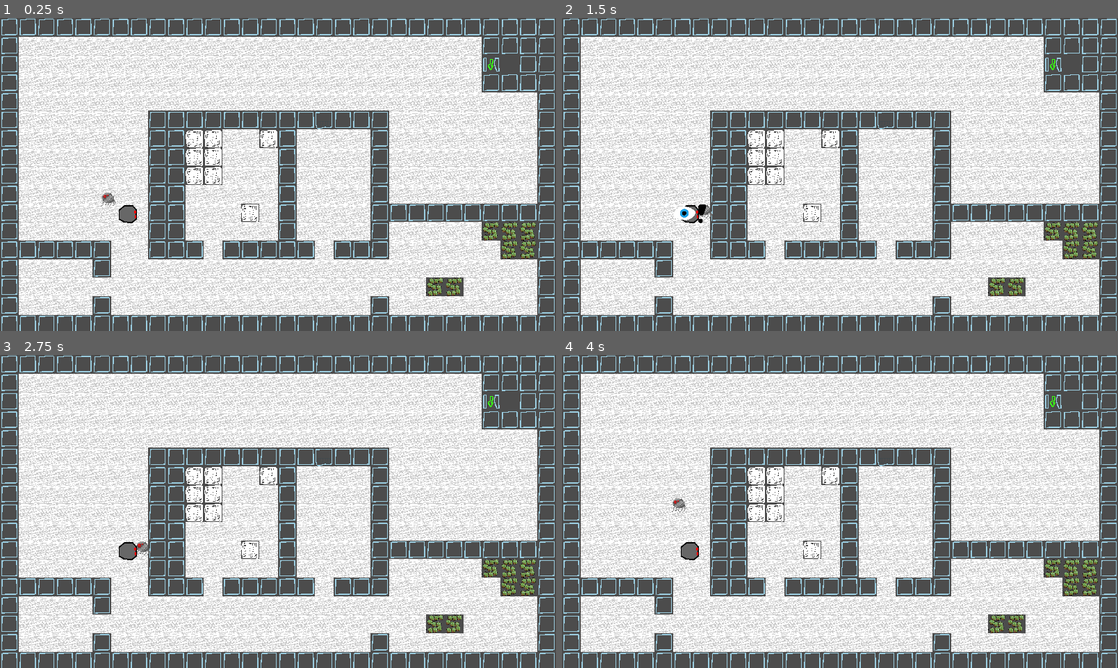
Above: before the commit, frames 1-4 (two rows, left to right).
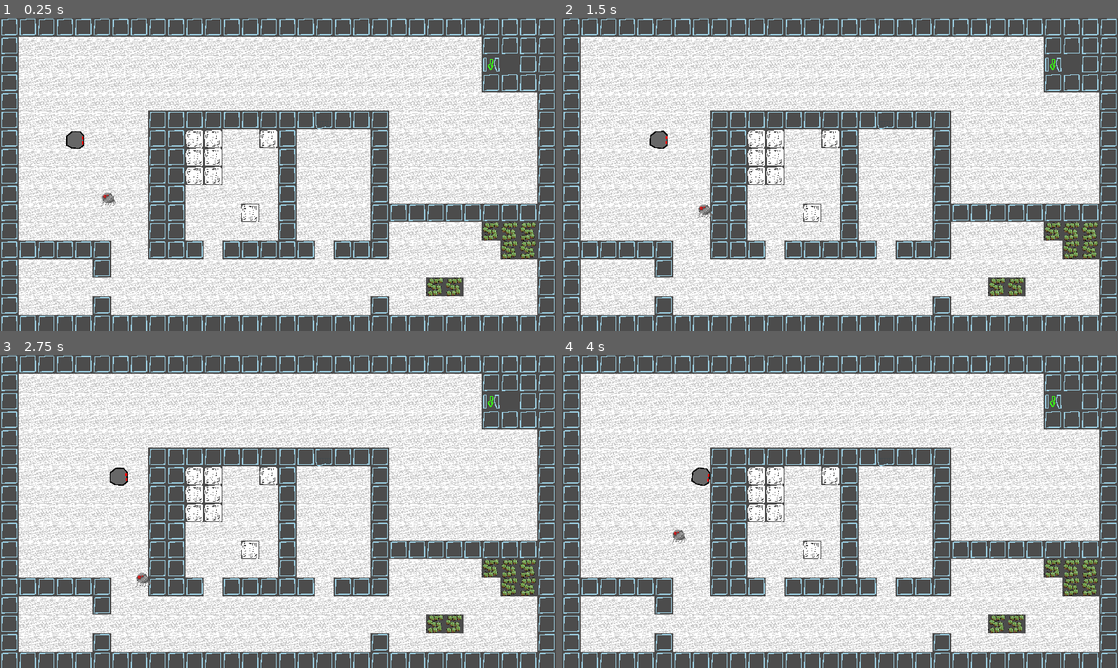
Above: after the commit, the same moments.

Repository: Roachbones/Visendus
Game: Godot game, scene res://TileMap.tscn
Same seed, same stepped clock (60 frames per second), same inputs: the game is played once before the commit and once after it.
Inputs:
- Up to frame 1 (0.25 s): no input
- Up to frame 2 (1.5 s): hold Right (ui_right) 0.53-1.28 s; hold Down (ui_down) from 1.28 s (still down)
- Up to frame 3 (2.75 s): release Down (ui_down) at 2.03 s; hold Right (ui_right) from 2.03 s (still down)
- Up to frame 4 (4 s): release Right (ui_right) at 2.78 s; hold Up (ui_up) 2.78-3.53 s; hold Left (ui_left) from 3.53 s (still down)

The runs differ from the first frame. In frame 1, 0.3% of the frame differs, in the area x 11-25%, y 36-66%; in frame 2, 0.4%; in frame 3, 0.5%, in the area x 19-28%, y 36-75%; in frame 4, 0.5%.

Commit message:
added Seer's AnimatedSprite

Diff:
--- a/Seer.gd
+++ b/Seer.gd
@@ -10,6 +10,8 @@
 var looking: Vector2 #normalized, direction we're looking
 var peripherality: float #radians
 
+func _process(_delta):
+	$AnimatedSprite.rotation = -global_rotation
 
 func _physics_process(_delta):
 	to_target = target.global_position - global_position
@@ -20,5 +22,5 @@
 		collision = space_state.intersect_ray(global_position, target.global_position, [self])
 		if collision.collider == target:
 			print("TARGET SPOTTED!!!!")
-			$AnimatedSprite.animation = "alert"
-			$AnimatedSprite.play()
+			$AnimatedSprite.play("alert")
+			$AnimatedSprite.set_frame(0)
--- a/Seer.tscn
+++ b/Seer.tscn
@@ -20,5 +20,6 @@
 script = ExtResource( 1 )
 
 [node name="AnimatedSprite" type="AnimatedSprite" parent="."]
+position = Vector2( -64, 0 )
 frames = SubResource( 1 )
 animation = "0"
--- a/TileMap.tscn
+++ b/TileMap.tscn
@@ -15,9 +15,9 @@
 position = Vector2( 374.426, 626.551 )
 
 [node name="roomba" parent="." instance=ExtResource( 3 )]
-position = Vector2( 440.761, 676.79 )
+position = Vector2( 244.595, 421.405 )
 rotation = -6.28975
-speed = 0
+speed = 1
 rotation_speed = 0.02
 
 [node name="Seer" parent="roomba" index="2"]
